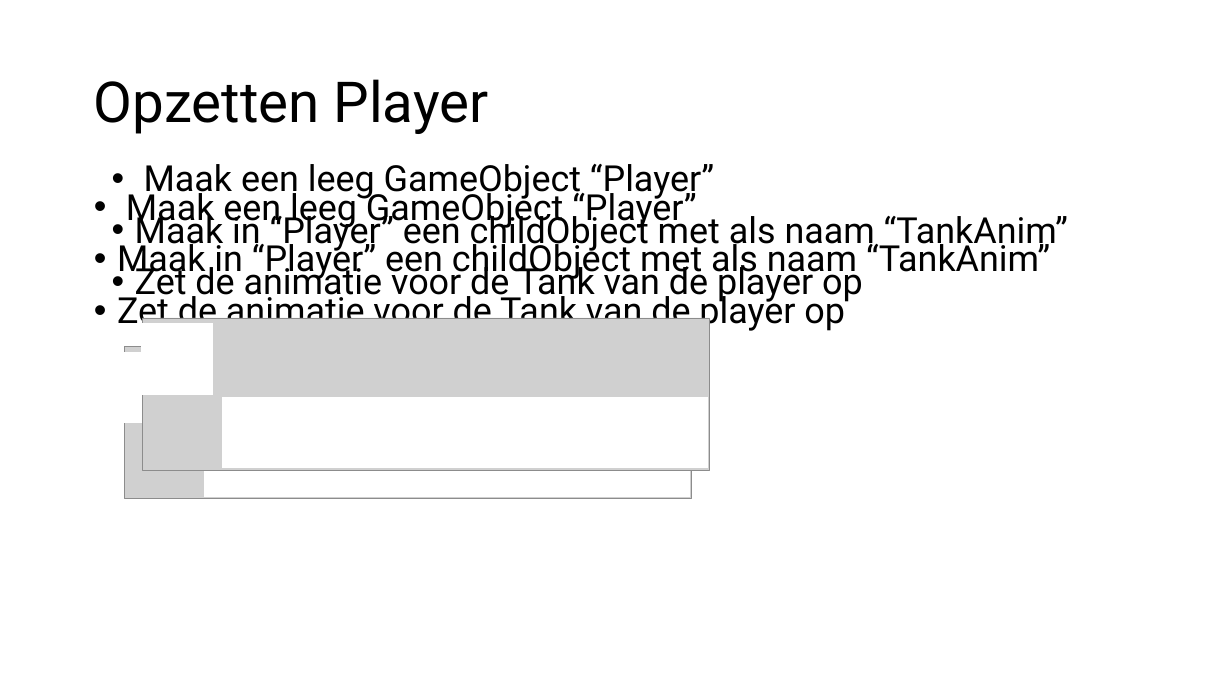
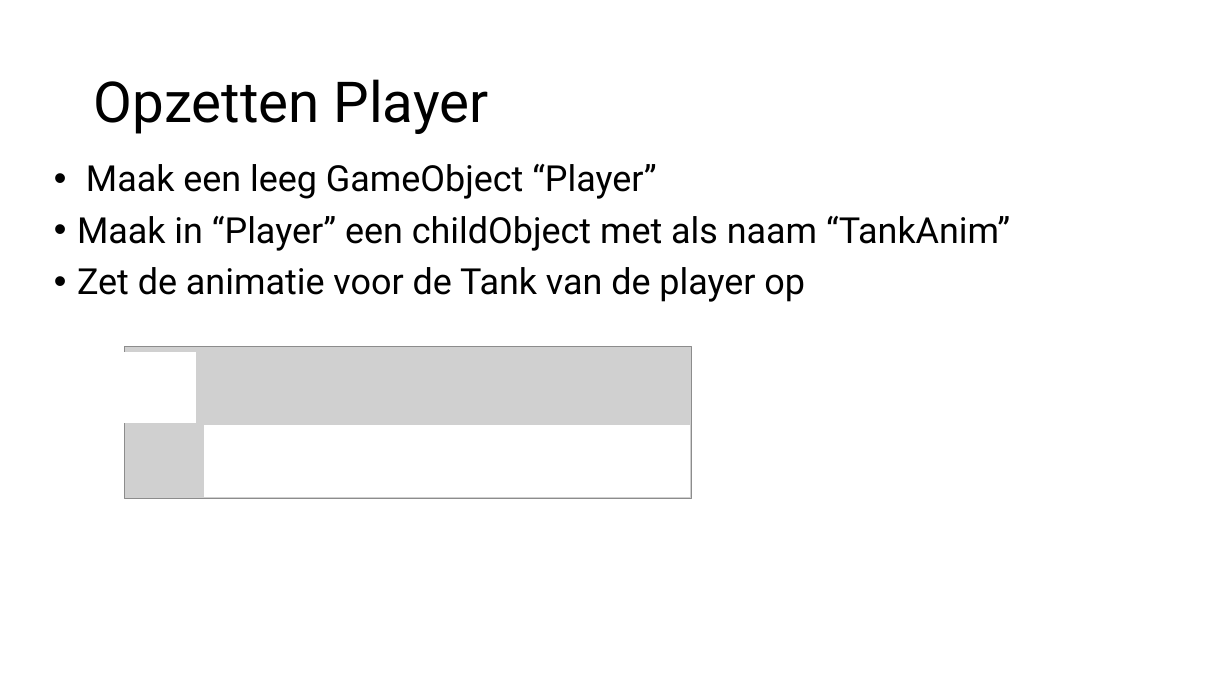
Before and after one commit to djsjollema/lessen-gamedevelopment, a slide deck: slide 5 of M4/GDV_2D_Gym/les4/m4-gym2d-les4.pptx. Drawn at 1232x693 pixels with LibreOffice and Linux fonts; fonts in the diff are those of the drawing; grey boxes stand for pictures. Boxes give left, top, right and bottom in pixels: in the first picture for what was removed or moved away, otherwise in the second. Text is boxed around its words. In the diff, an @@ line names an element or a change of style, - is before the commit and + after.

```diff
--- a/M4/GDV_2D_Gym/les4/m4-gym2d-les4.pptx
+++ b/M4/GDV_2D_Gym/les4/m4-gym2d-les4.pptx
@@ text "Maak een leeg GameObject “Player”" moved from (x1=117, y1=164, x2=1050, y2=303) to (x1=77, y1=164, x2=1010, y2=302) @@
@@ text removed at (x1=117, y1=187, x2=1068, y2=332) @@
-• Maak een leeg GameObject “Player”
-• Maak in “Player” een childObject met als naam “TankAnim”
-• Zet de animatie voor de Tank van de player op
@@ picture removed at (x1=142, y1=318, x2=710, y2=470) @@
@@ rectangle removed at (x1=142, y1=324, x2=213, y2=395) @@
@@ rectangle removed at (x1=223, y1=397, x2=707, y2=468) @@
```
Also in this commit, not shown: 1 other file.
